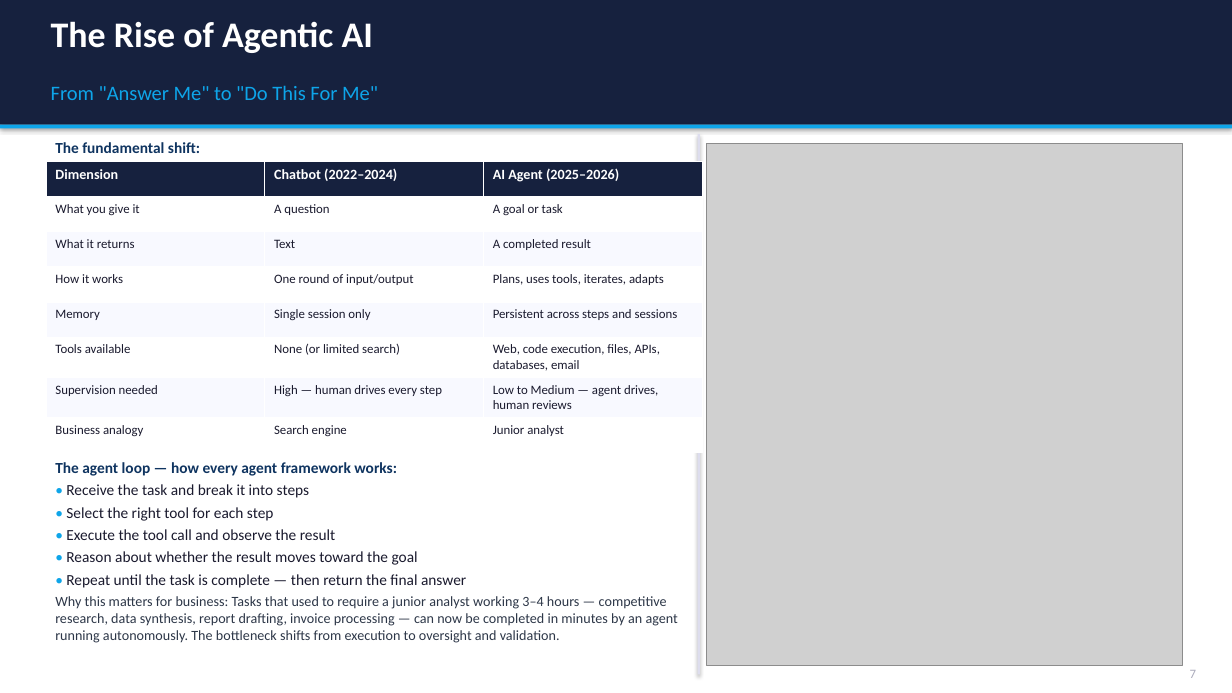
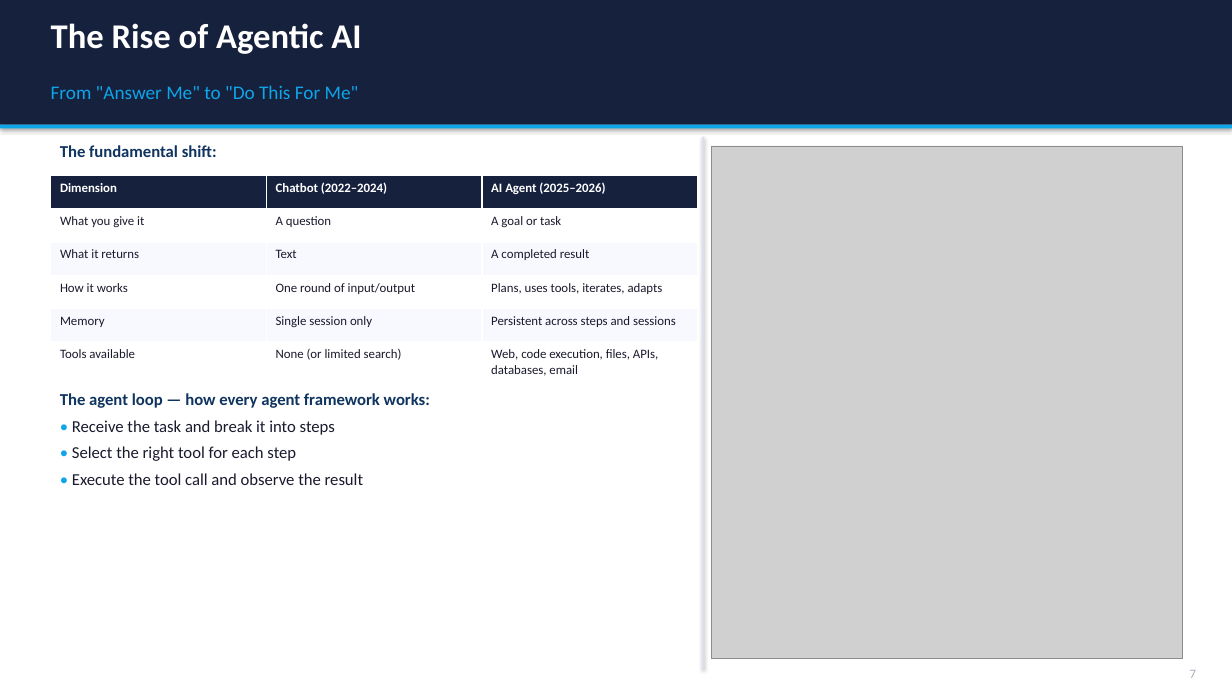
Before and after one commit to appjr/GenAIForBusinessOnline, a slide deck: slide 9 of Class 11/Week11_AI_Trends_Slides.pptx. Drawn at 1232x693 pixels with LibreOffice and Linux fonts; fonts in the diff are those of the drawing; grey boxes stand for pictures. Boxes give left, top, right and bottom in pixels: in the first picture for what was removed or moved away, otherwise in the second. Text is boxed around its words. In the diff, an @@ line names an element or a change of style, - is before the commit and + after.

```diff
--- a/Class 11/Week11_AI_Trends_Slides.pptx
+++ b/Class 11/Week11_AI_Trends_Slides.pptx
@@ text "The Rise of Agentic AI" at bbox=[51, 23, 361, 54]: size 28 to 27 pt @@
@@ text "From "Answer Me" to "Do ..." at bbox=[51, 85, 359, 99]: size 16 to 15 pt @@
@@ text "The fundamental shift:" at bbox=[60, 145, 217, 157]: size 12 to 13 pt; more space between paragraphs @@
@@ rectangle: place and size @@
-rectangle at bbox=[698, 134, 701, 675]
+rectangle at bbox=[702, 137, 704, 668]
@@ picture: place and size @@
-picture at bbox=[707, 143, 1183, 665]
+picture at bbox=[712, 146, 1183, 659]
@@ table at bbox=[51, 176, 697, 380] @@
-row 7: Supervision needed | High — human drives every step | Low to Medium — agent drives, human reviews
-row 8: Business analogy | Search engine | Junior analyst
@@ table: place and size @@
-table at bbox=[46, 162, 703, 443]
+table at bbox=[51, 176, 697, 380]
@@ text "The agent loop — how ..." at bbox=[60, 393, 430, 485]: size 12 to 13 pt; more space between paragraphs @@
@@ text "The agent loop — how ...": place and size @@
-text "The agent loop — how ..." at bbox=[55, 462, 678, 643]
+text "The agent loop — how ..." at bbox=[60, 393, 430, 485]
@@ text at bbox=[55, 551, 678, 643]: paragraphs removed @@
-• Reason about whether the result moves toward the goal
-• Repeat until the task is complete — then return the final answer
-Why this matters for business: Tasks that used to require a junior analyst working 3–4 hours — competitive research, data synthesis, report drafting, invoice processing — can now be completed in minutes by an agent running autonomously. The bottleneck shifts from execution to oversight and validation.
```
Also in this commit, not shown: 31 other slides changed, 13 other files.
